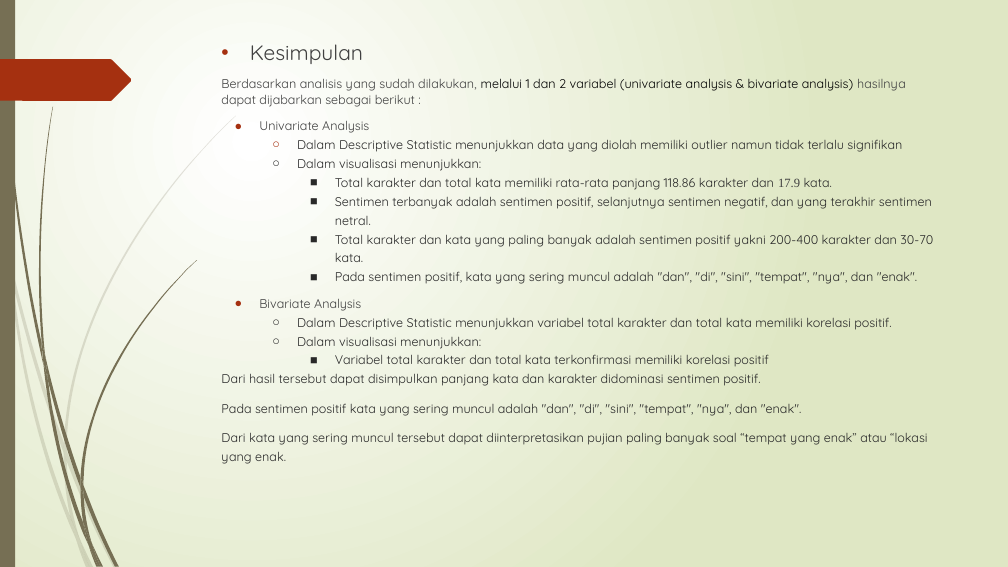
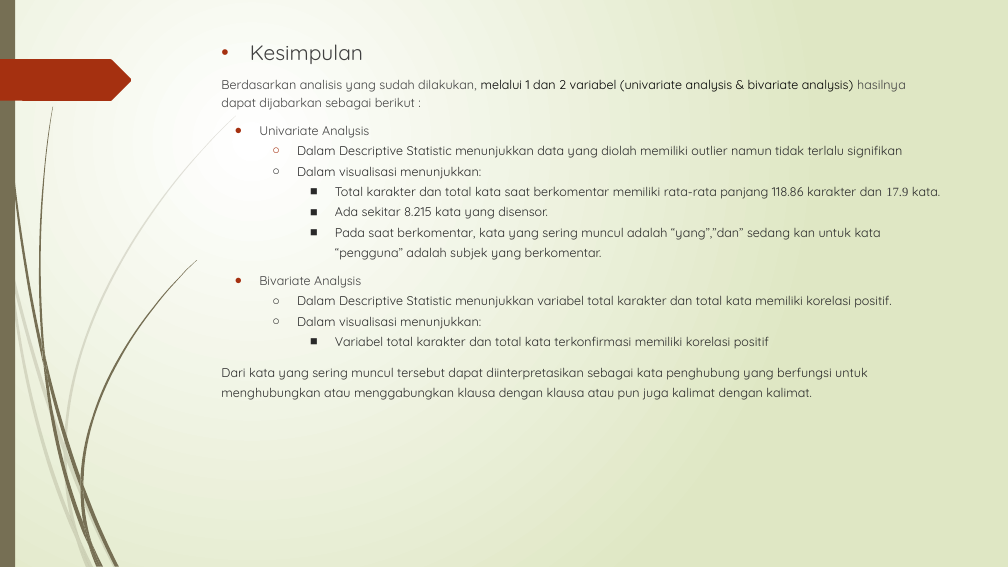
Before and after one commit to christadel27/2300944_09_ADE_hate-speech_Challenge-Gold, a slide deck: slide 7 of TUGAS GOLD CHALLENGE.pptx. Drawn at 1008x567 pixels with LibreOffice and Linux fonts; fonts in the diff are those of the drawing. Boxes give left, top, right and bottom in pixels: in the first picture for what was removed or moved away, otherwise in the second. Text is boxed around its words. In the diff, an @@ line names an element or a change of style, - is before the commit and + after.

```diff
--- a/TUGAS GOLD CHALLENGE.pptx
+++ b/TUGAS GOLD CHALLENGE.pptx
@@ text at [221, 80, 906, 348]: line spacing 1.05 to 1.15; line spacing 1.26 to 1.36 @@
@@ text at [335, 187, 940, 260]: text changed @@
-    ■ Total karakter dan total kata memiliki rata-rata panjang 118.86 karakter dan 17.9 kata.
-    ■ Sentimen terbanyak adalah sentimen positif, selanjutnya sentimen negatif, dan yang terakhir sentimen netral.
-    ■ Total karakter dan kata yang paling banyak adalah sentimen positif yakni 200-400 karakter dan 30-70 kata.
-    ■ Pada sentimen positif, kata yang sering muncul adalah "dan", "di", "sini", "tempat", "nya", dan "enak".
+    ■ Total karakter dan total kata saat berkomentar memiliki rata-rata panjang 118.86 karakter dan 17.9 kata.
+    ■ Ada sekitar 8.215 kata yang disensor.
+    ■ Pada saat berkomentar, kata yang sering muncul adalah “yang”,”dan” sedang kan untuk kata “pengguna” adalah subjek yang berkomentar.
@@ text at [221, 368, 868, 400]: text changed @@
-Dari hasil tersebut dapat disimpulkan panjang kata dan karakter didominasi sentimen positif.
-Pada sentimen positif kata yang sering muncul adalah "dan", "di", "sini", "tempat", "nya", dan "enak".
-Dari kata yang sering muncul tersebut dapat diinterpretasikan pujian paling banyak soal “tempat yang enak” atau “lokasi yang enak.
+Dari kata yang sering muncul tersebut dapat diinterpretasikan sebagai kata penghubung yang berfungsi untuk menghubungkan atau menggabungkan klausa dengan klausa atau pun juga kalimat dengan kalimat.
```
Also in this commit, not shown: 4 other slides changed, 4 other files.
